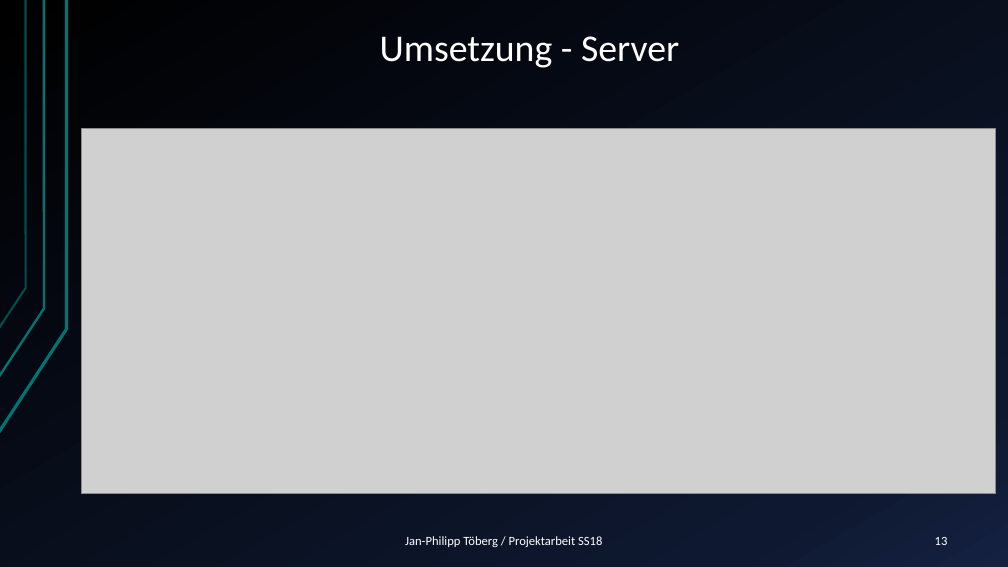
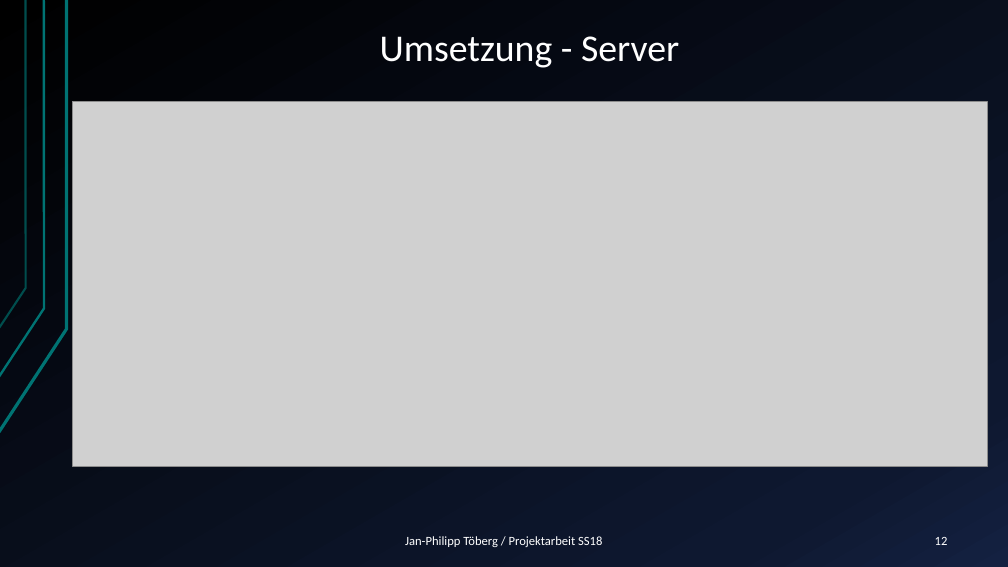
Before and after one commit to Janfiderheld/Drahtloses-Tuerschild-PA, a slide deck: slide 12 of Dokumentation/Kolloquium Janfi.pptx (slide 13 before the commit). Drawn at 1008x567 pixels with LibreOffice and Linux fonts; fonts in the diff are those of the drawing; grey boxes stand for pictures. Boxes give left, top, right and bottom in pixels: in the first picture for what was removed or moved away, otherwise in the second. Text is boxed around its words. In the diff, an @@ line names an element or a change of style, - is before the commit and + after.

```diff
--- a/Dokumentation/Kolloquium Janfi.pptx
+++ b/Dokumentation/Kolloquium Janfi.pptx
@@ picture: place and size @@
-picture at box(81, 129, 996, 494)
+picture at box(73, 101, 988, 467)
@@ page number at box(935, 537, 948, 545): text changed @@
-13
+12
```
Also in this commit, not shown: 10 other slides changed, 1 slide removed, 1 other file.
